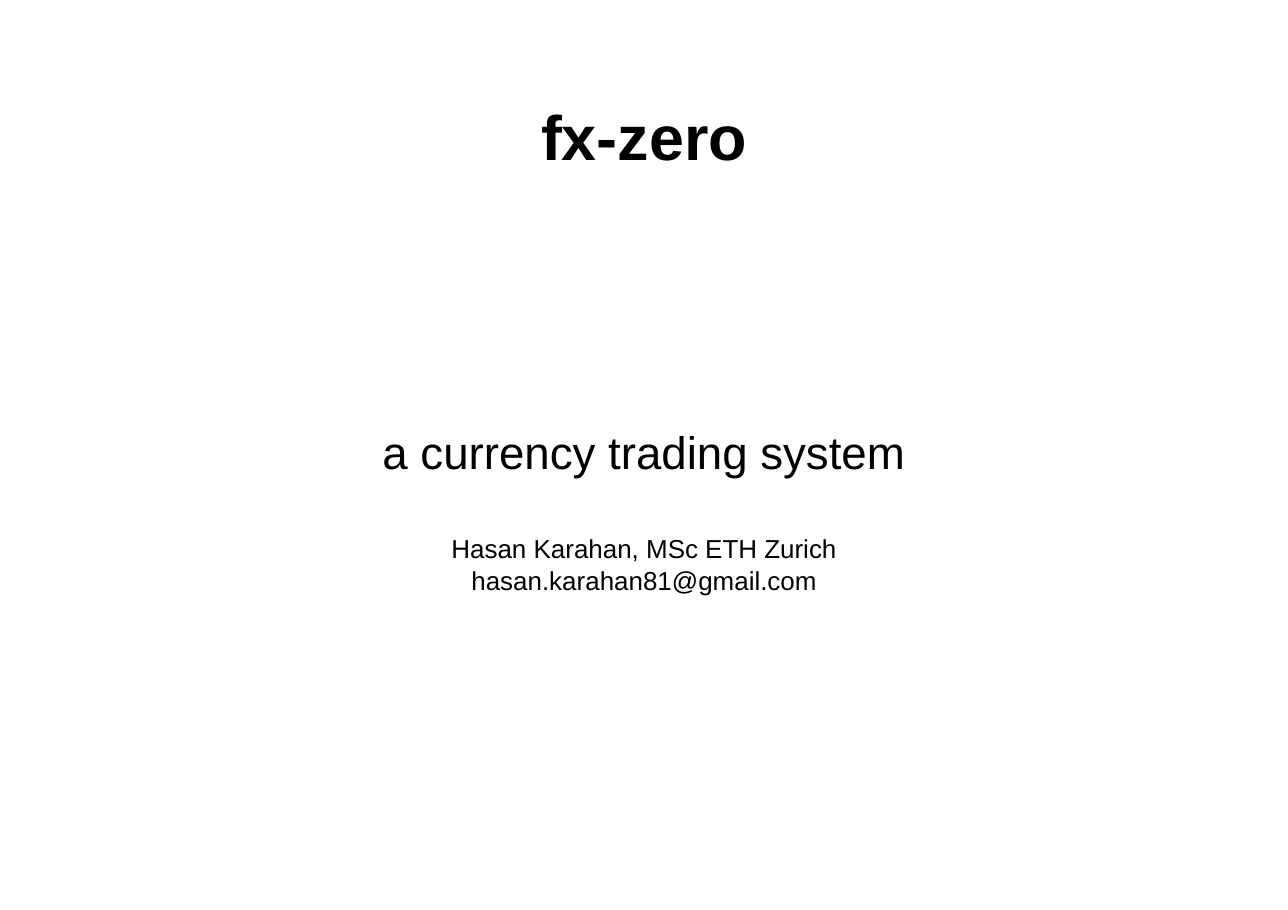
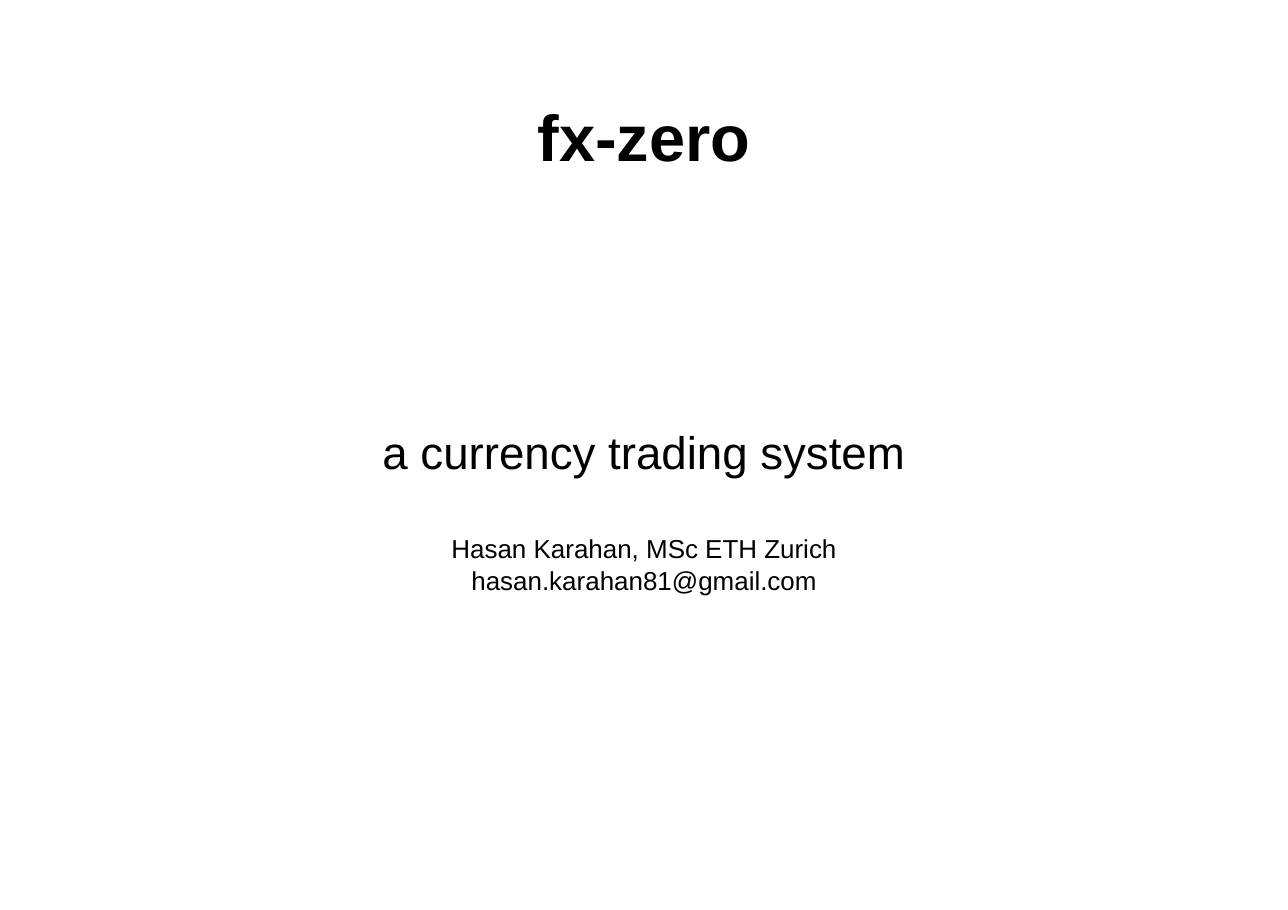
Before and after one commit to hsk81/fx-zero, a slide deck: slide 1 of doc/presentation/fx-zero.odp. Drawn at 1288x910 pixels with LibreOffice and Linux fonts; fonts in the diff are those of the drawing. Boxes give left, top, right and bottom in pixels: in the first picture for what was removed or moved away, otherwise in the second. Text is boxed around its words. In the diff, an @@ line names an element or a change of style, - is before the commit and + after.

```diff
--- a/doc/presentation/fx-zero.odp
+++ b/doc/presentation/fx-zero.odp
@@ title "fx-zero" at (538, 114, 751, 162): size 58.1 to 60 pt @@
```
Also in this commit, not shown: 4 other slides changed, 11 slides added, 3 other files.
